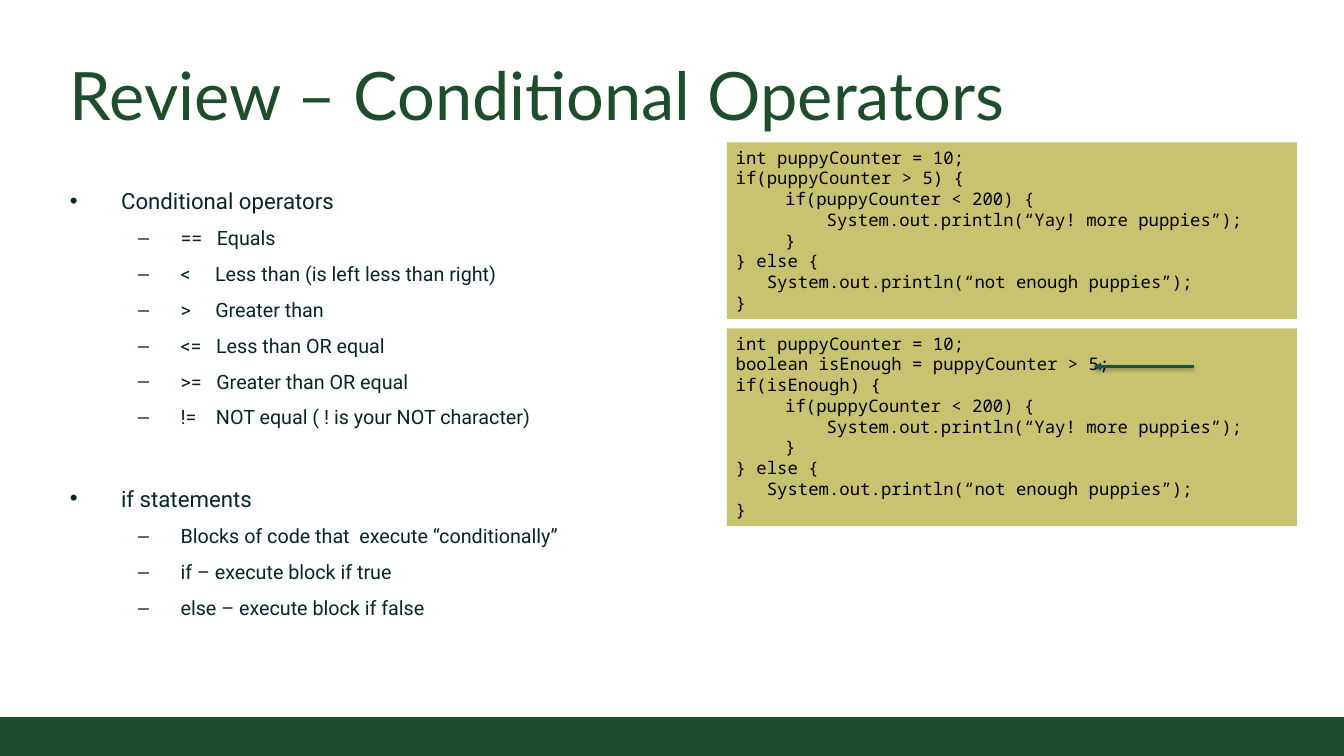
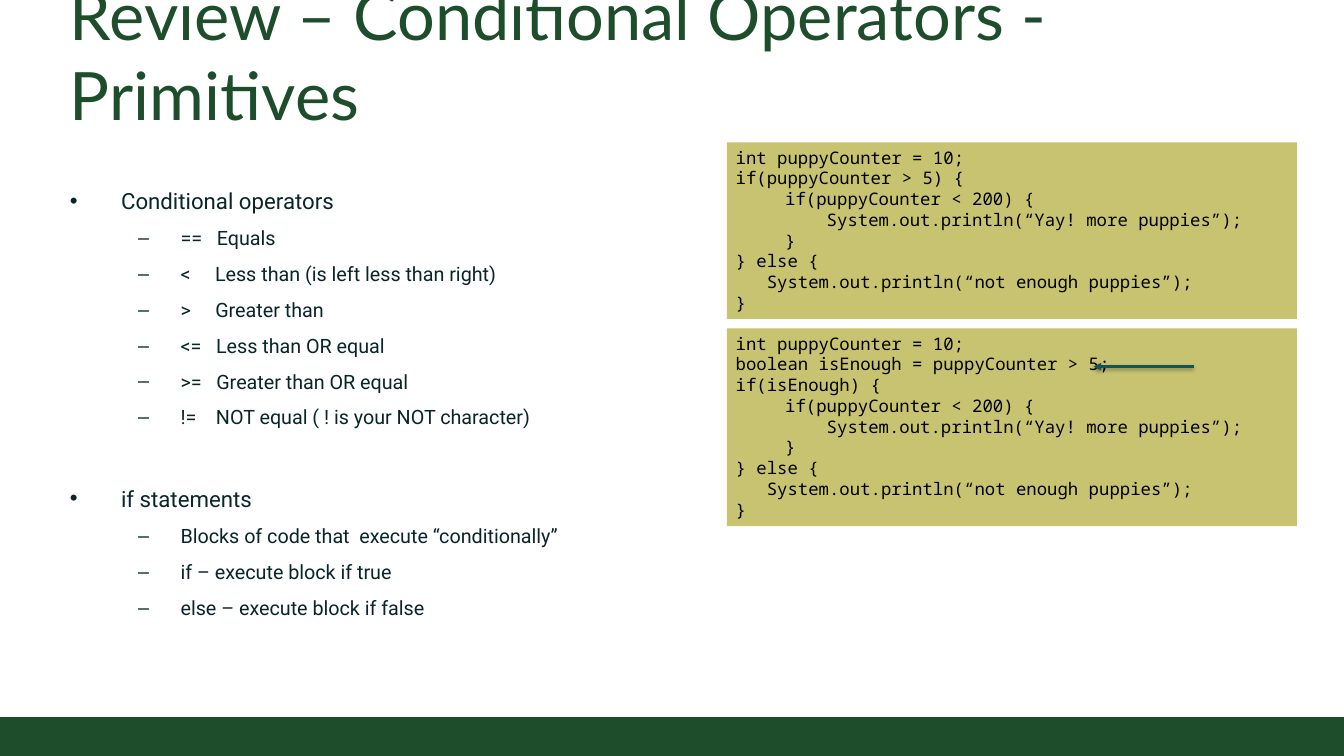
Before and after one commit to CSU-CompSci-CS163-4/Handouts, a slide deck: slide 3 of slides/On-Campus/06_01_LogicalOperators.pptx (slide 4 before the commit). Drawn at 1344x756 pixels with LibreOffice and Linux fonts; fonts in the diff are those of the drawing; background and template pictures are left out. Boxes give left, top, right and bottom in pixels: in the first picture for what was removed or moved away, otherwise in the second. Text is boxed around its words. In the diff, an @@ line names an element or a change of style, - is before the commit and + after.

```diff
--- a/slides/On-Campus/06_01_LogicalOperators.pptx
+++ b/slides/On-Campus/06_01_LogicalOperators.pptx
@@ title at [70, 0, 1004, 121]: text changed @@
-Review – Conditional Operators
+Review – Conditional Operators - Primitives
```
Also in this commit, not shown: 2 other slides changed.
